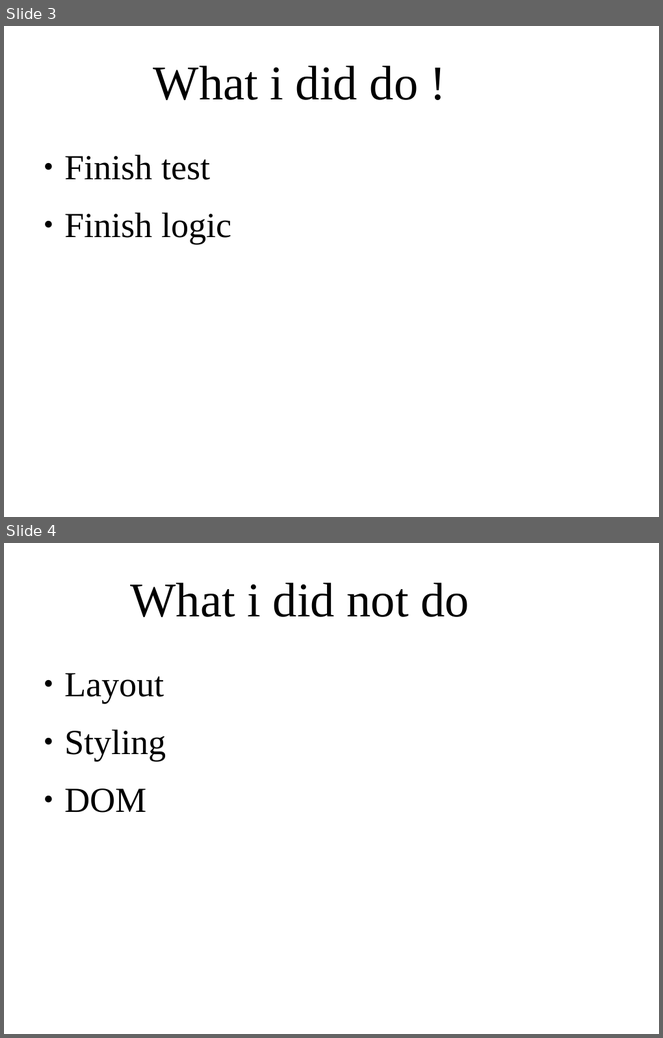
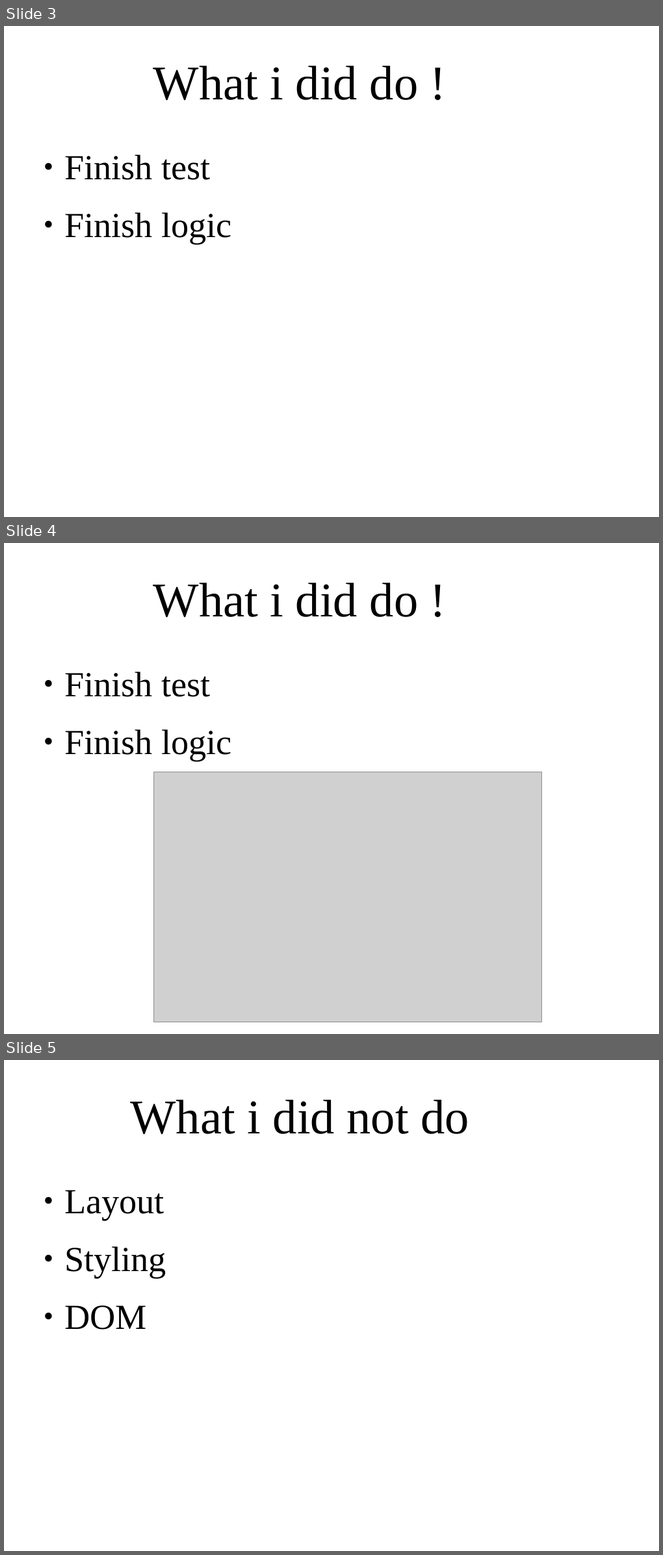
Before and after one commit to TaSiya/shoe, a slide deck: project presentation.odp. Shown one above the other, each under a label of ours: slides 3 and 4 before the commit, slides 3, 4 and 5 after it. The pictures are 663x1038 and 663x1555 pixels, drawn with LibreOffice and Linux fonts; fonts in the diff are those of the drawing; grey boxes stand for pictures; background and template pictures are left out. Boxes give left, top, right and bottom in pixels: in the first picture for what was removed or moved away, otherwise in the second. Text is boxed around its words. In the diff, an @@ line names an element or a change of style, - is before the commit and + after.

```diff
--- a/project presentation.odp
+++ b/project presentation.odp
@@ slide 4 added at (4,543,659,1034), background picture (left out) @@
@@ title added at (154,583,419,617), 58.7 pt, text #000000 @@
+What i did do !
@@ text added at (65,672,232,761), 42.7 pt, text #000000 @@
+● Finish test
+● Finish logic
@@ picture added at (154,772,543,1023) @@
@@ what was slide 4 is now slide 5 @@
```
Also in this commit, not shown: 1 other slide added, 1 other file.
